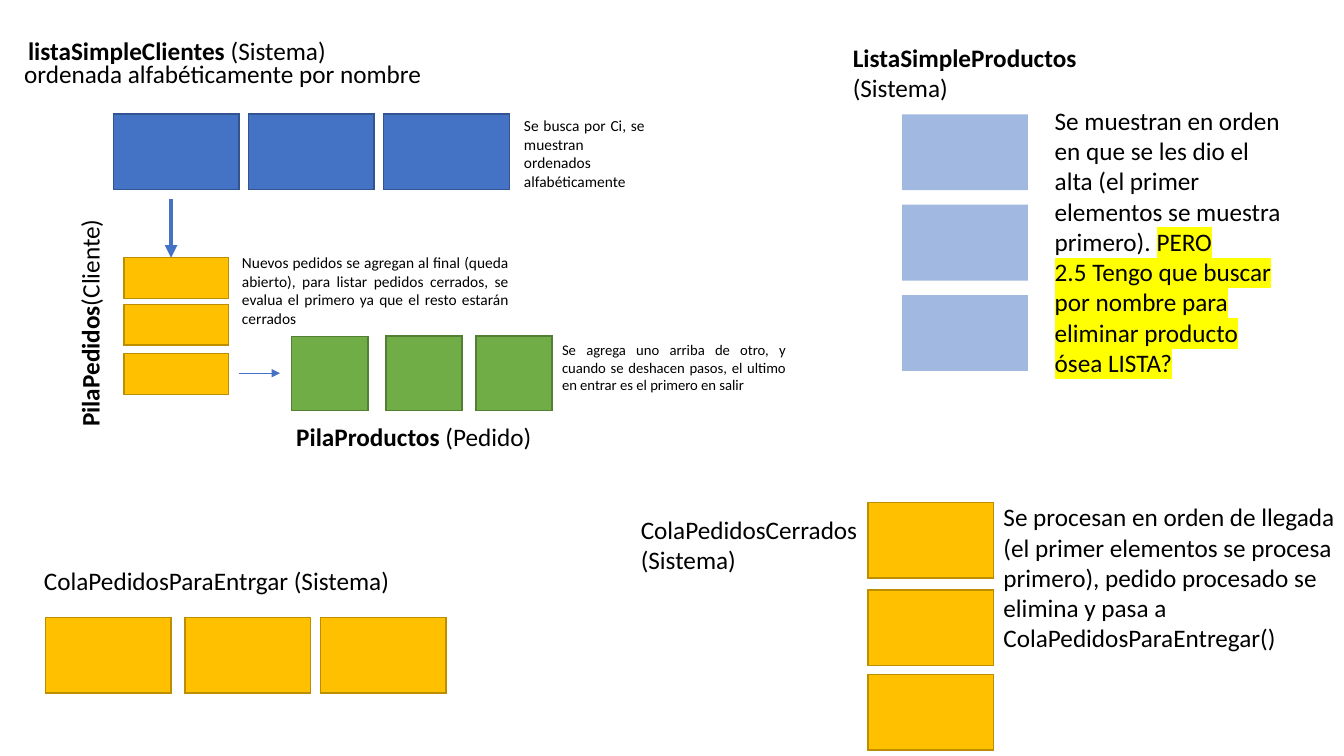
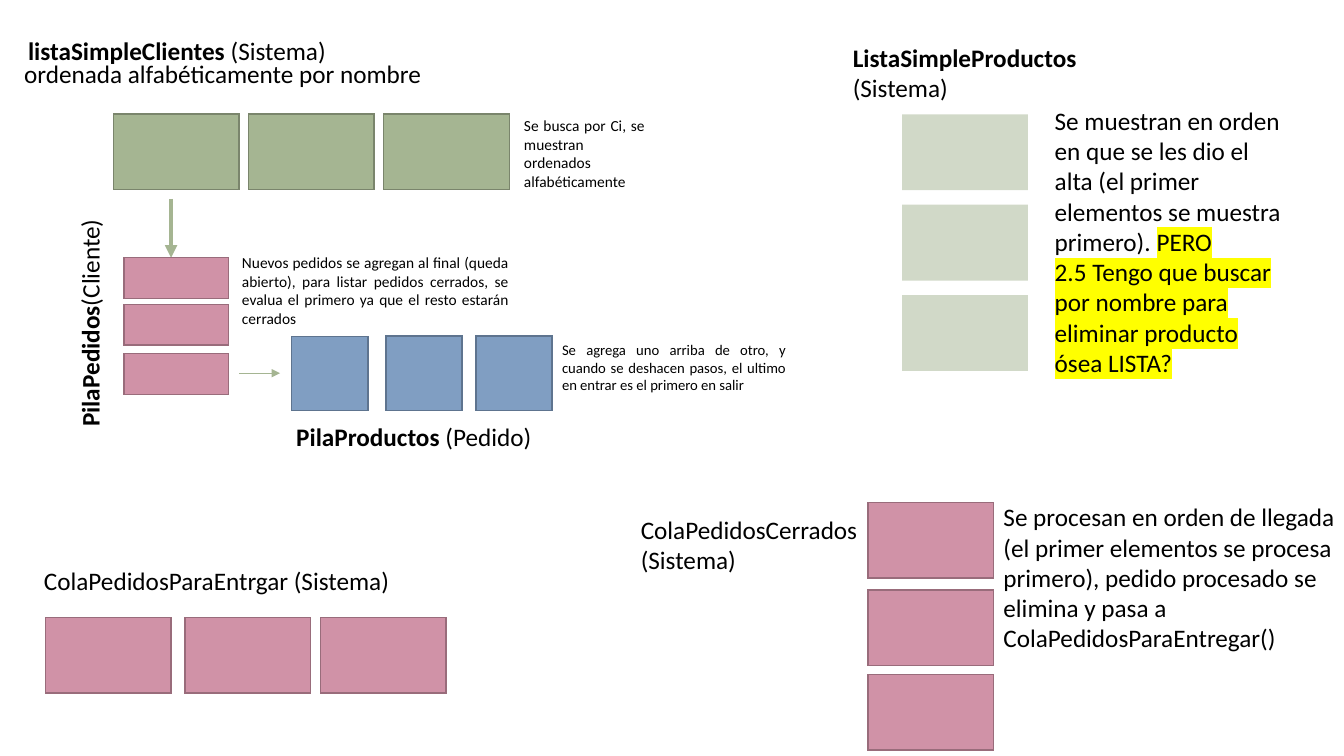
Before and after one commit to sofifernandez/Obligatorio1_AED1, a slide deck: slide 1 of estructura.pptx. Drawn at 1344x756 pixels with LibreOffice and Linux fonts; fonts in the diff are those of the drawing. Boxes give left, top, right and bottom in pixels: in the first picture for what was removed or moved away, otherwise in the second. Text is boxed around its words. In the diff, an @@ line names an element or a change of style, - is before the commit and + after.

```diff
--- a/estructura.pptx
+++ b/estructura.pptx
@@ fill #4472C4 to #A5B592; outline #325491 1 pt to #7A866C 1 pt in 3 elements at (114,114,240,190), (249,114,375,190), (384,114,510,190) @@
@@ arrow (171, 199) - (171, 258): stroke #4472C4 3 pt to #A5B592 3 pt @@
@@ fill #4472C4 at 50% opacity to #A5B592 at 50% opacity in 3 elements at (902,114,1028,190), (902,205,1028,280), (902,295,1028,371) @@
@@ fill #70AD47 to #809EC2; outline #538035 1 pt to #5F7590 1 pt in 3 elements at (291,337,368,411), (386,336,463,410), (476,336,553,410) @@
@@ arrow (239, 373) - (280, 373): stroke #4472C4 0.5 pt to #A5B592 0.5 pt @@
@@ fill #FFC000 to #D092A7; outline #BD8E00 1 pt to #9A6C7C 1 pt in 9 elements at (868,502,994,578), (868,590,994,665), (868,675,994,750), (124,258,228,298), (124,304,228,345), (124,354,228,394), (45,617,171,693), (185,617,311,693), (321,617,447,693) @@
```
Also in this commit, not shown: 1 other slide changed, 18 other files.
